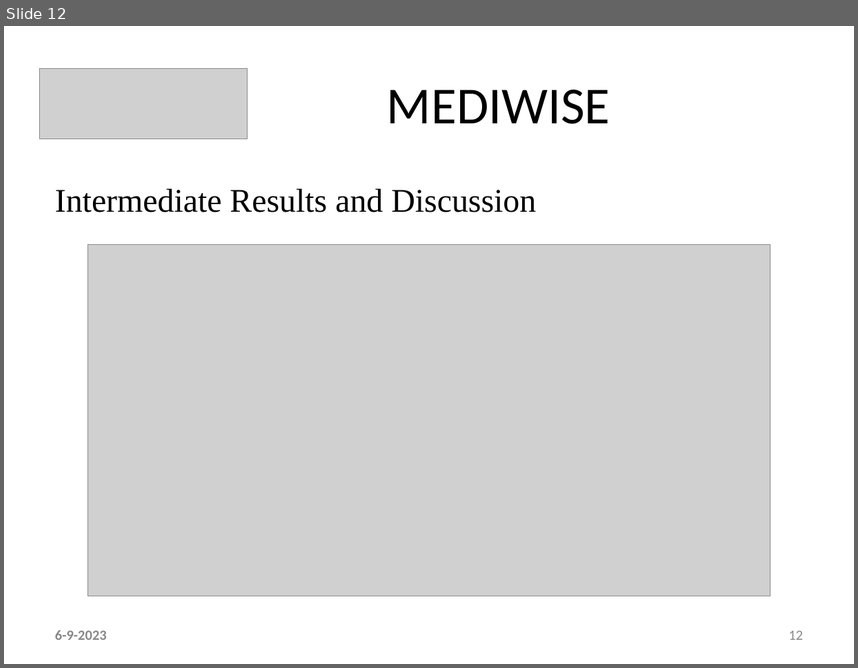
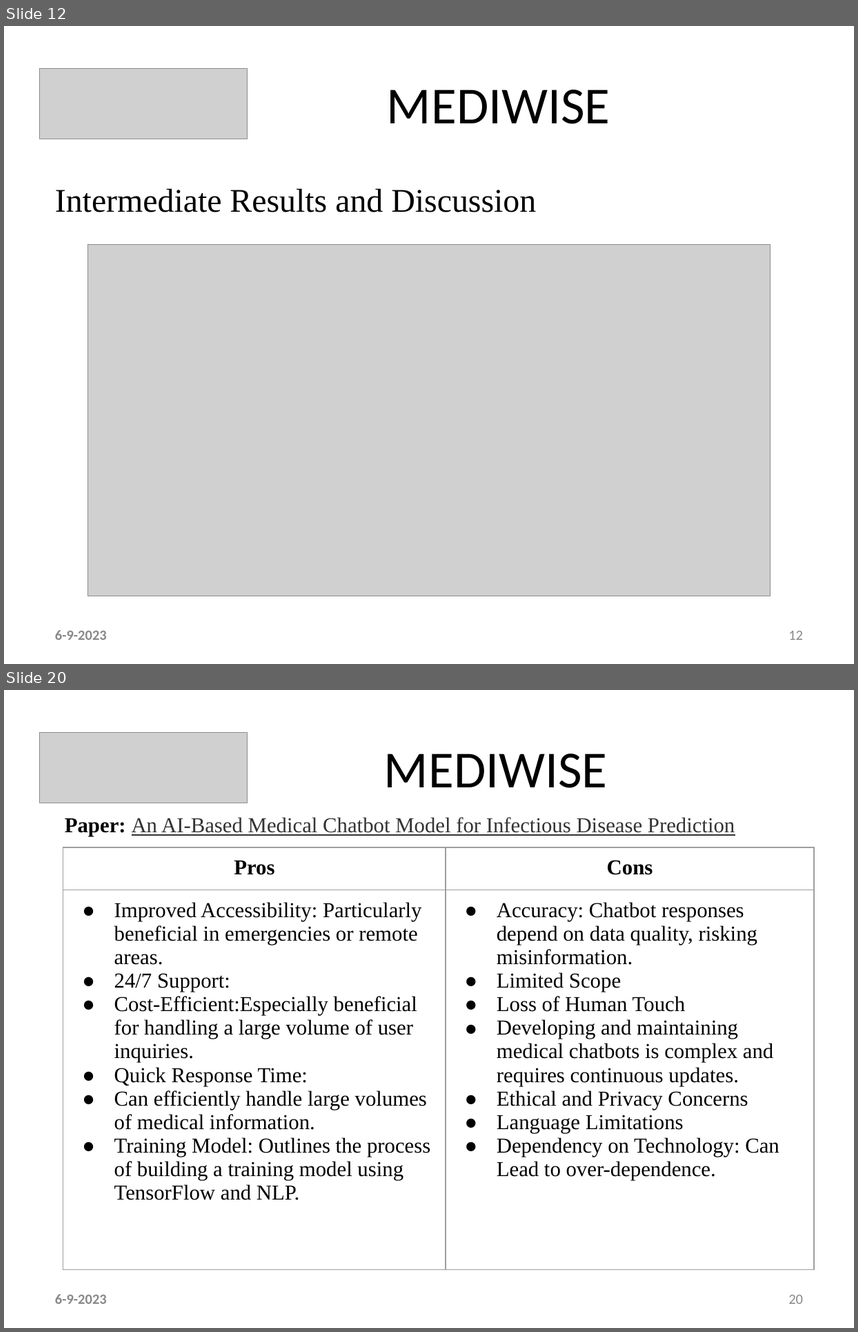
Before and after one commit to ani23-11/MediWise, a slide deck: ppt & references/Main - Ctech PPT Template.pptx. Shown one above the other, each under a label of ours: slide 12 before the commit, slides 12 and 20 after it; the slides between them are not shown. The pictures are 858x668 and 858x1332 pixels, drawn with LibreOffice and Linux fonts; fonts in the diff are those of the drawing; grey boxes stand for pictures. Boxes give left, top, right and bottom in pixels: in the first picture for what was removed or moved away, otherwise in the second. Text is boxed around its words. In the diff, an @@ line names an element or a change of style, - is before the commit and + after.

Commit message:
algorithms1 & ppt_pros_cons

```diff
--- a/ppt & references/Main - Ctech PPT Template.pptx
+++ b/ppt & references/Main - Ctech PPT Template.pptx
@@ slide 20 added at bbox=[4, 690, 854, 1328], background #FFFFFF @@
@@ picture added at bbox=[40, 733, 248, 803] @@
@@ text added at bbox=[384, 753, 607, 788], 44 pt, text #000000 @@
+MEDIWISE
@@ text added at bbox=[65, 817, 735, 836], 18 pt, text #333333, underline @@
+Paper: An AI-Based Medical Chatbot Model for Infectious Disease Prediction
@@ table added at bbox=[63, 847, 814, 1203], 2 rows, 2 columns @@
+Pros | Cons
+Improved Accessibility: Particularly beneficial in emergencies or remote areas. / 24/7 Support: / Cost-Efficient:Especially beneficial for handling a large volume of user inquiries. / Quick Response Time: / Can efficiently handle large volumes of medical information. / Training Model: Outlines the process of building a training model using TensorFlow and NLP. | Accuracy: Chatbot responses depend on data quality, risking misinformation. / Limited Scope / Loss of Human Touch / Developing and maintaining medical chatbots is complex and requires continuous updates. / Ethical and Privacy Concerns / Language Limitations / Dependency on Technology: Can Lead to over-dependence.
@@ text added at bbox=[55, 1294, 107, 1303], 12 pt, text #888888, bold @@
+6-9-2023
@@ page number added at bbox=[789, 1294, 803, 1303], 12 pt, text #888888 @@
+20
```
Also in this commit, not shown: 4 slides changed, 21 other slides added, 2 slides removed, 2 other files.
